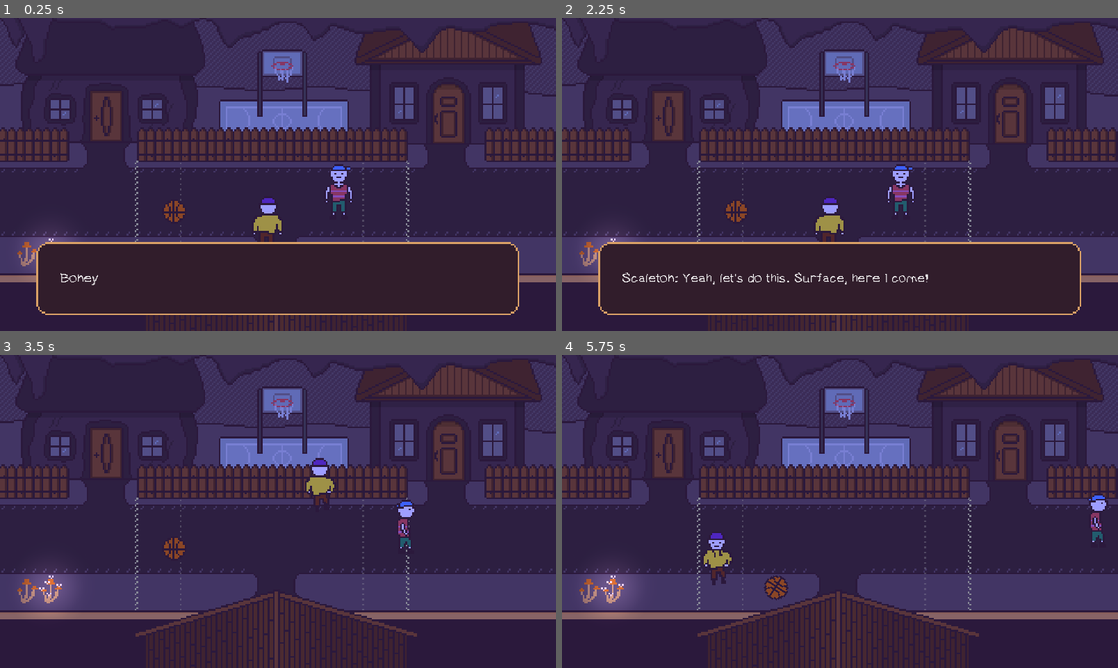
Above: before the commit, frames 1-4 (two rows, left to right).
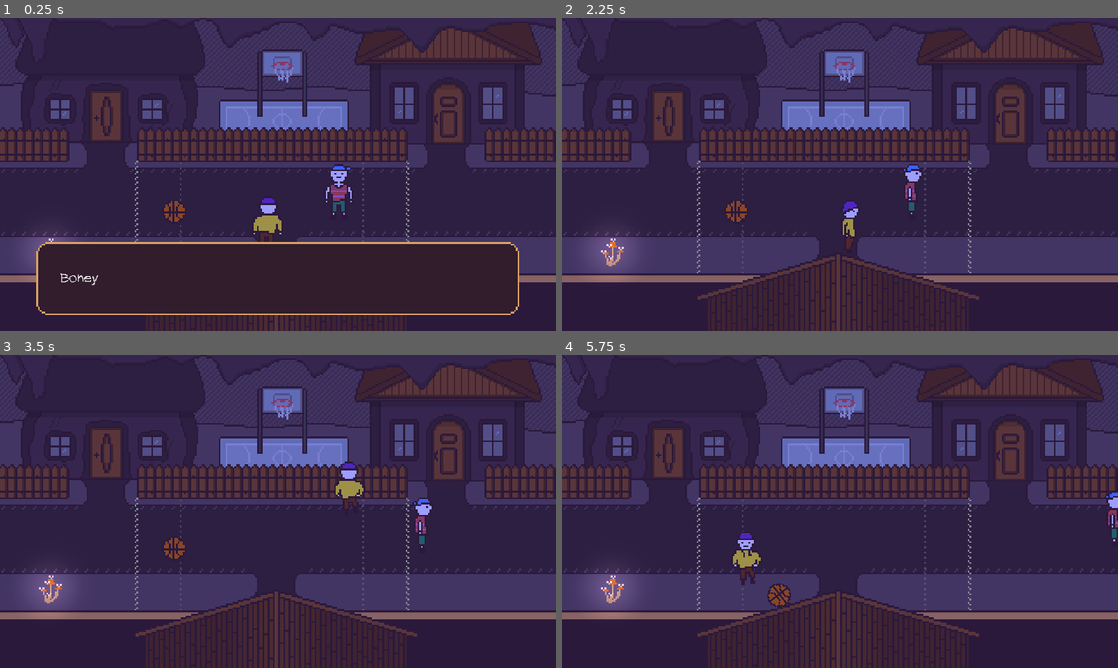
Above: after the commit, the same moments.

Repository: duckmaniac/scaleton
Game: Godot game, scene res://levels/street.tscn
Same seed, same stepped clock (60 frames per second), same inputs: the game is played once before the commit and once after it. Sound files missing from this copy of the repository are replaced by a short silence.
Inputs:
- Up to frame 1 (0.25 s): no input
- Up to frame 2 (2.25 s): tap Enter (interact) at 0.5, 0.8, 1.35 s; hold Right (ui_right) 0.53-1.28 s; tap Tab (highlight) at 0.6, 1.55 s; hold Down (ui_down) 1.28-2.03 s; tap Space at 2 s; hold Right (ui_right) from 2.03 s (still down); tap N (dance) at 2.1 s
- Up to frame 3 (3.5 s): tap Enter (interact) at 2.3 s; release Right (ui_right) at 2.78 s; hold Up (ui_up) from 2.78 s (still down); tap Tab (highlight) at 2.85 s
- Up to frame 4 (5.75 s): release Up (ui_up) at 3.53 s; hold Left (ui_left) 3.53-5.03 s; tap Enter (interact) at 3.6, 5.1 s; tap Tab (highlight) at 4.35 s; hold Down (ui_down) from 5.03 s (still down)

The runs differ from the first frame. In frame 1, 0.1% of the frame differs, in the area x 1-100%, y 36-80%; in frame 2, 12%, in the area x 1-100%, y 36-95%; in frame 3, 1.5%; in frame 4, 1.6%.

Commit message:
Ended street

Diff:
--- /dev/null
+++ b/levels/bar.tscn
@@ -0,0 +1,28 @@
+[gd_scene load_steps=3 format=3 uid="uid://b2iv1n8a1p8ik"]
+
+[ext_resource type="Texture2D" uid="uid://cl64fb7424yoe" path="res://assets/sprites/bar/hall.png" id="1_g021d"]
+[ext_resource type="Texture2D" uid="uid://t818weqlniaj" path="res://assets/textures/light_texture.webp" id="2_6s84i"]
+
+[node name="bar" type="Node2D"]
+
+[node name="hall" type="Node2D" parent="."]
+
+[node name="background" type="Sprite2D" parent="hall"]
+position = Vector2(960, 540)
+scale = Vector2(6, 6)
+texture = ExtResource("1_g021d")
+
+[node name="light" type="Node" parent="hall"]
+
+[node name="left" type="PointLight2D" parent="hall/light"]
+position = Vector2(567, 241)
+texture = ExtResource("2_6s84i")
+
+[node name="right" type="PointLight2D" parent="hall/light"]
+position = Vector2(1347, 244)
+texture = ExtResource("2_6s84i")
+
+[node name="global" type="DirectionalLight2D" parent="."]
+color = Color(1, 1, 0, 1)
+energy = 0.38
+blend_mode = 1
--- a/levels/home.tscn
+++ b/levels/home.tscn
@@ -399,6 +399,7 @@
 
 [node name="CanvasLayer" type="CanvasLayer" parent="scaletons_room/interactions/note"]
 layer = 2
+visible = false
 
 [node name="RichTextLabel" type="Label" parent="scaletons_room/interactions/note/CanvasLayer"]
 z_index = 1
--- a/levels/street.tscn
+++ b/levels/street.tscn
@@ -39,6 +39,9 @@
 [ext_resource type="AudioStream" uid="uid://qtakh14vnhwc" path="res://assets/sfx/paper_hide.mp3" id="36_4mj74"]
 [ext_resource type="FontFile" uid="uid://f3pwpl6o3v2" path="res://assets/text/MatrixSans-Regular.ttf" id="37_tl5gl"]
 [ext_resource type="Texture2D" uid="uid://dc1a0b6ho5rfb" path="res://assets/sprites/home/note.png" id="38_q0at0"]
+[ext_resource type="Script" path="res://scripts/street/back_to_neighbours.gd" id="39_oaisi"]
+[ext_resource type="Texture2D" uid="uid://is32j838yhue" path="res://assets/sprites/street/news_sepia.png" id="39_r7nwo"]
+[ext_resource type="PackedScene" uid="uid://pujoq03fit0w" path="res://scenes/choice_dialog.tscn" id="40_itm4w"]
 
 [sub_resource type="Animation" id="Animation_teg7i"]
 resource_name = "light_off"
@@ -105,8 +108,8 @@
 [sub_resource type="WorldBoundaryShape2D" id="WorldBoundaryShape2D_ua68c"]
 distance = 5.65684
 
-[sub_resource type="RectangleShape2D" id="RectangleShape2D_b3p2u"]
-size = Vector2(462, 120)
+[sub_resource type="WorldBoundaryShape2D" id="WorldBoundaryShape2D_yx84x"]
+distance = 88.6425
 
 [sub_resource type="RectangleShape2D" id="RectangleShape2D_k7r02"]
 size = Vector2(349, 16)
@@ -232,10 +235,10 @@
 size = Vector2(42.5, 364)
 
 [sub_resource type="RectangleShape2D" id="RectangleShape2D_wkx17"]
-size = Vector2(47, 389.5)
+size = Vector2(27, 389.5)
 
 [sub_resource type="RectangleShape2D" id="RectangleShape2D_f2ogu"]
-size = Vector2(1092, 20)
+size = Vector2(891, 20)
 
 [sub_resource type="RectangleShape2D" id="RectangleShape2D_1mwh2"]
 size = Vector2(1920, 19.999)
@@ -269,6 +272,12 @@
 
 [sub_resource type="RectangleShape2D" id="RectangleShape2D_6bcr8"]
 size = Vector2(146, 115)
+
+[sub_resource type="RectangleShape2D" id="RectangleShape2D_mckg4"]
+size = Vector2(42.5, 362)
+
+[sub_resource type="RectangleShape2D" id="RectangleShape2D_hxqrs"]
+size = Vector2(239, 104.75)
 
 [node name="street" type="Node2D"]
 y_sort_enabled = true
@@ -349,9 +358,9 @@
 
 [node name="CollisionShape2D" type="CollisionShape2D" parent="neighbours/collisions/left_wall/for_ball"]
 z_index = 1
-position = Vector2(-73, 682)
-rotation = 1.5708
-shape = SubResource("RectangleShape2D_b3p2u")
+position = Vector2(-43.5014, 1073)
+rotation = 1.5708
+shape = SubResource("WorldBoundaryShape2D_yx84x")
 
 [node name="right_wall" type="StaticBody2D" parent="neighbours/collisions"]
 metadata/_edit_lock_ = true
@@ -888,30 +897,32 @@
 phrases = ["Oops, wrong way. I need to go where my buddy went", "I'm going the wrong way. Need to catch up with my friend", "Looks like I took a wrong turn. Better follow my buddy's path "]
 
 [node name="CollisionShape2D" type="CollisionShape2D" parent="neighbours/interactions/d_left_border"]
-position = Vector2(-13, 699.5)
+position = Vector2(8.5, 699.5)
 shape = SubResource("RectangleShape2D_wkx17")
 
-[node name="highlight" type="Node2D" parent="neighbours/interactions"]
+[node name="highlight" type="Node2D" parent="neighbours"]
 z_index = 2
 y_sort_enabled = true
+position = Vector2(48, 0)
 script = ExtResource("22_857nn")
 
-[node name="star" parent="neighbours/interactions/highlight" instance=ExtResource("14_vybhx")]
+[node name="star" parent="neighbours/highlight" instance=ExtResource("14_vybhx")]
 position = Vector2(1549, 312)
 frame = 2
 frame_progress = 0.0
 
-[node name="star3" parent="neighbours/interactions/highlight" instance=ExtResource("14_vybhx")]
+[node name="star3" parent="neighbours/highlight" instance=ExtResource("14_vybhx")]
 position = Vector2(368, 314)
 frame = 1
 frame_progress = 0.0
 
-[node name="star5" parent="neighbours/interactions/highlight" instance=ExtResource("14_vybhx")]
+[node name="star5" parent="neighbours/highlight" instance=ExtResource("14_vybhx")]
 position = Vector2(175, 805)
 frame = 3
 frame_progress = 0.0
 
-[node name="star6" parent="neighbours/interactions/highlight" instance=ExtResource("14_vybhx")]
+[node name="star6" parent="neighbours/highlight" instance=ExtResource("14_vybhx")]
+z_index = 1
 position = Vector2(975, 154)
 frame = 1
 frame_progress = 0.0
@@ -962,7 +973,7 @@
 texture = ExtResource("25_bkurt")
 
 [node name="roofs" type="Sprite2D" parent="bar-outside/foreground"]
-position = Vector2(969, 2071)
+position = Vector2(1020, 2071)
 scale = Vector2(6, 6)
 texture = ExtResource("26_1qcix")
 
@@ -996,7 +1007,7 @@
 metadata/_edit_lock_ = true
 
 [node name="CollisionShape2D" type="CollisionShape2D" parent="bar-outside/collisions/top_wall"]
-position = Vector2(546, 1452)
+position = Vector2(445.5, 1452)
 rotation = 3.14159
 shape = SubResource("RectangleShape2D_f2ogu")
 
@@ -1085,7 +1096,17 @@
 position = Vector2(1089, 1633)
 player = NodePath("../../scaleton")
 
-[node name="interactions" type="Node" parent="bar-outside"]
+[node name="highlight" type="Node2D" parent="bar-outside/tolik"]
+script = ExtResource("22_857nn")
+
+[node name="star7" parent="bar-outside/tolik/highlight" instance=ExtResource("14_vybhx")]
+z_index = 2
+position = Vector2(-2, 14)
+frame = 1
+frame_progress = 0.0
+
+[node name="interactions" type="Node2D" parent="bar-outside"]
+y_sort_enabled = true
 
 [node name="d_post" parent="bar-outside/interactions" instance=ExtResource("15_c1odq")]
 collision_layer = 0
@@ -1124,23 +1145,45 @@
 anchor_top = 0.5
 anchor_right = 0.5
 anchor_bottom = 0.5
-offset_left = -328.0
-offset_top = -223.0
-offset_right = 345.0
-offset_bottom = 425.0
+offset_left = -317.0
+offset_top = -239.0
+offset_right = 356.0
+offset_bottom = 409.0
 grow_horizontal = 2
 grow_vertical = 2
 theme_override_colors/font_color = Color(0, 0, 0, 1)
 theme_override_fonts/font = ExtResource("37_tl5gl")
 theme_override_font_sizes/font_size = 25
-text = "\"Milk Prohibition Ends: A Toast to 100 Years of Freedom\"
-Skeleton Daily - November 16, 2023
+text = "Skeleton Daily - November 16, 2023
 
 Celebrating 100 years since the Milk Prohibition's end, we remember when milk was banned for causing \"too much excitement\" in our skeleton world. Despite the risks, skeletons gathered in secret \"milk bars\" to enjoy their favorite drink.
 
 Today, milk symbolizes our triumph over past restrictions. From hearty \"Bone Strength Brew\" to delightful \"Ghastly Gooey Chocolate Milk,\" it's a testament to our community's resilience and joy. Here's to a century of milky freedom!
 
-By Skully Scribbles, Columnist, Skeleton Daily"
+By Skully Scribbles,
+Columnist, Skeleton Daily"
+vertical_alignment = 1
+autowrap_mode = 3
+
+[node name="RichTextLabel2" type="Label" parent="bar-outside/interactions/news/CanvasLayer"]
+z_index = 1
+anchors_preset = 8
+anchor_left = 0.5
+anchor_top = 0.5
+anchor_right = 0.5
+anchor_bottom = 0.5
+offset_left = -72.0
+offset_top = -381.0
+offset_right = 379.0
+offset_bottom = -237.0
+grow_horizontal = 2
+grow_vertical = 2
+theme_override_colors/font_color = Color(0, 0, 0, 1)
+theme_override_colors/font_outline_color = Color(0, 0, 0, 1)
+theme_override_constants/outline_size = 2
+theme_override_fonts/font = ExtResource("37_tl5gl")
+theme_override_font_sizes/font_size = 30
+text = "\"Milk Prohibition Ends: A Toast to 100 Years of Freedom\""
 vertical_alignment = 1
 autowrap_mode = 3
 
@@ -1155,6 +1198,11 @@
 offset_bottom = 1080.0
 color = Color(0, 0, 0, 0.588235)
 
+[node name="Sprite2D2" type="Sprite2D" parent="bar-outside/interactions/news/CanvasLayer"]
+position = Vector2(762, 204)
+scale = Vector2(6, 6)
+texture = ExtResource("39_r7nwo")
+
 [node name="CollisionShape2D" type="CollisionShape2D" parent="bar-outside/interactions/news"]
 z_index = 1
 position = Vector2(1065, 1941.5)
@@ -1162,6 +1210,48 @@
 
 [node name="AudioStreamPlayer" type="AudioStreamPlayer" parent="bar-outside/interactions/news"]
 volume_db = -3.0
+
+[node name="back_to_neighbours" type="StaticBody2D" parent="bar-outside/interactions" groups=["auto-interactable"]]
+collision_layer = 0
+collision_mask = 3
+script = ExtResource("39_oaisi")
+
+[node name="CollisionShape2D" type="CollisionShape2D" parent="bar-outside/interactions/back_to_neighbours"]
+position = Vector2(0, 1880)
+shape = SubResource("RectangleShape2D_mckg4")
+
+[node name="d_exit_street" parent="bar-outside/interactions" instance=ExtResource("40_itm4w")]
+collision_layer = 0
+collision_mask = 3
+phrases = ["Are you ready to go?"]
+
+[node name="CollisionShape2D" type="CollisionShape2D" parent="bar-outside/interactions/d_exit_street"]
+position = Vector2(1423, 1672.63)
+shape = SubResource("RectangleShape2D_hxqrs")
+
+[node name="highlight" type="Node2D" parent="bar-outside"]
+z_index = 2
+y_sort_enabled = true
+script = ExtResource("22_857nn")
+
+[node name="star" parent="bar-outside/highlight" instance=ExtResource("14_vybhx")]
+position = Vector2(261, 1554)
+frame = 1
+frame_progress = 0.0
+
+[node name="star3" parent="bar-outside/highlight" instance=ExtResource("14_vybhx")]
+position = Vector2(758, 1625)
+frame = 4
+frame_progress = 0.0
+
+[node name="star5" parent="bar-outside/highlight" instance=ExtResource("14_vybhx")]
+position = Vector2(1425, 1482)
+frame_progress = 0.0
+
+[node name="star6" parent="bar-outside/highlight" instance=ExtResource("14_vybhx")]
+position = Vector2(1738, 1641)
+frame = 3
+frame_progress = 0.0
 
 [node name="Camera2D" type="Camera2D" parent="."]
 position = Vector2(960, 540)
@@ -1175,3 +1265,5 @@
 [connection signal="dialog_ended" from="neighbours/interactions/d_after_game" to="." method="_on_d_after_game_dialog_ended"]
 [connection signal="to_bar_outside" from="neighbours/interactions/exit_neighbours" to="friend" method="_on_exit_neighbours_to_bar_outside"]
 [connection signal="to_bar_outside" from="neighbours/interactions/exit_neighbours" to="Camera2D" method="_on_exit_neighbours_to_bar_outside"]
+[connection signal="to_neighbours" from="bar-outside/interactions/back_to_neighbours" to="Camera2D" method="_on_back_to_neighbours_to_neighbours"]
+[connection signal="yes_chosen" from="bar-outside/interactions/d_exit_street" to="." method="_on_d_exit_street_yes_chosen"]
--- a/project.godot
+++ b/project.godot
@@ -36,8 +36,9 @@
 
 interact={
 "deadzone": 0.5,
-"events": [Object(InputEventKey,"resource_local_to_scene":false,"resource_name":"","device":0,"window_id":0,"alt_pressed":false,"shift_pressed":false,"ctrl_pressed":false,"meta_pressed":false,"pressed":false,"keycode":0,"physical_keycode":90,"key_label":0,"unicode":0,"echo":false,"script":null)
-, Object(InputEventKey,"resource_local_to_scene":false,"resource_name":"","device":0,"window_id":0,"alt_pressed":false,"shift_pressed":false,"ctrl_pressed":false,"meta_pressed":false,"pressed":false,"keycode":0,"physical_keycode":4194309,"key_label":0,"unicode":0,"echo":false,"script":null)
+"events": [Object(InputEventKey,"resource_local_to_scene":false,"resource_name":"","device":0,"window_id":0,"alt_pressed":false,"shift_pressed":false,"ctrl_pressed":false,"meta_pressed":false,"pressed":false,"keycode":0,"physical_keycode":4194309,"key_label":0,"unicode":0,"echo":false,"script":null)
+, Object(InputEventKey,"resource_local_to_scene":false,"resource_name":"","device":-1,"window_id":0,"alt_pressed":false,"shift_pressed":false,"ctrl_pressed":false,"meta_pressed":false,"pressed":false,"keycode":0,"physical_keycode":32,"key_label":0,"unicode":32,"echo":false,"script":null)
+, Object(InputEventKey,"resource_local_to_scene":false,"resource_name":"","device":-1,"window_id":0,"alt_pressed":false,"shift_pressed":false,"ctrl_pressed":false,"meta_pressed":false,"pressed":false,"keycode":0,"physical_keycode":90,"key_label":0,"unicode":122,"echo":false,"script":null)
 ]
 }
 highlight={
--- /dev/null
+++ b/scenes/choice_dialog.tscn
@@ -0,0 +1,62 @@
+[gd_scene load_steps=5 format=3 uid="uid://pujoq03fit0w"]
+
+[ext_resource type="Script" path="res://scripts/choice_dialog.gd" id="1_12j8g"]
+[ext_resource type="FontFile" uid="uid://chymuad6xnic4" path="res://assets/text/scaleton.ttf" id="2_s4nvp"]
+[ext_resource type="Texture2D" uid="uid://bwvcwj3x7yghu" path="res://assets/sprites/dialog.png" id="3_qeexl"]
+[ext_resource type="AudioStream" uid="uid://ceq5rcy4qq006" path="res://assets/sfx/type.mp3" id="4_qy04h"]
+
+[node name="d_with_choice" type="StaticBody2D" groups=["interactable"]]
+z_index = 3
+collision_layer = 2
+script = ExtResource("1_12j8g")
+
+[node name="CanvasLayer" type="CanvasLayer" parent="."]
+visible = false
+
+[node name="Label" type="Label" parent="CanvasLayer"]
+z_index = 1
+offset_left = 207.0
+offset_top = 810.0
+offset_right = 1692.0
+offset_bottom = 949.0
+theme_override_fonts/font = ExtResource("2_s4nvp")
+theme_override_font_sizes/font_size = 45
+text = "Ready?"
+horizontal_alignment = 1
+vertical_alignment = 1
+autowrap_mode = 2
+
+[node name="left_choice" type="Label" parent="CanvasLayer"]
+z_index = 1
+offset_left = 228.0
+offset_top = 810.0
+offset_right = 874.0
+offset_bottom = 991.0
+theme_override_constants/outline_size = 3
+theme_override_fonts/font = ExtResource("2_s4nvp")
+theme_override_font_sizes/font_size = 40
+text = "YES"
+horizontal_alignment = 2
+vertical_alignment = 2
+autowrap_mode = 2
+
+[node name="right_choice" type="Label" parent="CanvasLayer"]
+z_index = 1
+offset_left = 1023.0
+offset_top = 810.0
+offset_right = 1710.0
+offset_bottom = 991.0
+theme_override_fonts/font = ExtResource("2_s4nvp")
+theme_override_font_sizes/font_size = 40
+text = "NO"
+vertical_alignment = 2
+autowrap_mode = 2
+
+[node name="Sprite2D" type="Sprite2D" parent="CanvasLayer"]
+position = Vector2(960, 540)
+scale = Vector2(6, 6)
+texture = ExtResource("3_qeexl")
+
+[node name="AudioStreamPlayer" type="AudioStreamPlayer" parent="."]
+stream = ExtResource("4_qy04h")
+volume_db = -3.0
--- a/scenes/dialog.tscn
+++ b/scenes/dialog.tscn
@@ -5,7 +5,7 @@
 [ext_resource type="Texture2D" uid="uid://bwvcwj3x7yghu" path="res://assets/sprites/dialog.png" id="3_somj3"]
 [ext_resource type="AudioStream" uid="uid://ceq5rcy4qq006" path="res://assets/sfx/type.mp3" id="4_xr4el"]
 
-[node name="d_books" type="StaticBody2D" groups=["interactable"]]
+[node name="d_default" type="StaticBody2D" groups=["interactable"]]
 z_index = 3
 collision_layer = 2
 script = ExtResource("1_ntc8d")
--- a/scenes/friend.tscn
+++ b/scenes/friend.tscn
@@ -111,7 +111,4 @@
 stream = ExtResource("3_cia7c")
 pitch_scale = 1.1
 
-[node name="AudioListener2D" type="AudioListener2D" parent="."]
-current = true
-
 [connection signal="finished" from="StepsPlayer" to="." method="_on_steps_player_finished"]
--- a/scenes/multi_dialog.tscn
+++ b/scenes/multi_dialog.tscn
@@ -5,7 +5,7 @@
 [ext_resource type="Texture2D" uid="uid://bwvcwj3x7yghu" path="res://assets/sprites/dialog.png" id="3_c7au8"]
 [ext_resource type="AudioStream" uid="uid://ceq5rcy4qq006" path="res://assets/sfx/type.mp3" id="4_jcq0c"]
 
-[node name="d_books" type="StaticBody2D" groups=["interactable"]]
+[node name="d_multi" type="StaticBody2D" groups=["interactable"]]
 z_index = 3
 collision_layer = 0
 collision_mask = 3
--- a/scenes/tolik.tscn
+++ b/scenes/tolik.tscn
@@ -220,7 +220,9 @@
 
 [node name="AudioStreamPlayer2D" type="AudioStreamPlayer2D" parent="."]
 stream = ExtResource("4_6hgrj")
-volume_db = 8.0
+volume_db = 3.0
+max_distance = 800.0
+attenuation = 1.5
 
 [connection signal="animation_finished" from="AnimatedSprite2D" to="." method="_on_animated_sprite_2d_animation_finished"]
 [connection signal="pet" from="pet_activator" to="." method="_on_pet_activator_pet"]
--- /dev/null
+++ b/scripts/choice_dialog.gd
@@ -0,0 +1,106 @@
+extends StaticBody2D
+
+@export var phrases = []
+
+signal yes_chosen
+signal no_chosen
+
+var type_sound = preload("res://assets/sfx/type.mp3")
+var type_end_sound = preload("res://assets/sfx/type_end.mp3")
+
+var count_phrases = 0
+var count_chars = 1
+var current_phrase = null
+var is_dialog_showing = false
+var timer = null
+var is_typing = false
+var is_choice_showing = false
+var chose = true
+
+func _ready():
+	timer = Timer.new()
+	timer.wait_time = 0.04
+	timer.one_shot = true
+	timer.connect("timeout", Callable(self, "_on_Timer_timeout"))
+	add_child(timer)
+
+func start_timer():
+	timer.start()
+
+func _on_Timer_timeout():
+	if is_dialog_showing and is_typing:
+		count_chars += 1
+		if current_phrase[count_chars-1] == " ":
+			$AudioStreamPlayer.play()
+		if count_chars == current_phrase.length():
+			end_typing()
+		$CanvasLayer/Label.text = current_phrase.substr(0, count_chars)
+		if count_chars < current_phrase.length():
+			start_timer()
+
+
+func _process(_delta):
+	if is_choice_showing:
+		if Input.is_action_just_pressed("ui_left"):
+			chose = true
+			$CanvasLayer/left_choice.add_theme_constant_override("outline_size", 3)
+			$CanvasLayer/right_choice.add_theme_constant_override("outline_size", 0)
+			$CanvasLayer/left_choice.add_theme_font_size_override("font_size", 45)
+			$CanvasLayer/right_choice.add_theme_font_size_override("font_size", 40)
+		elif Input.is_action_just_pressed("ui_right"):
+			chose = false
+			$CanvasLayer/left_choice.add_theme_constant_override("outline_size", 0)
+			$CanvasLayer/right_choice.add_theme_constant_override("outline_size", 3)
+			$CanvasLayer/left_choice.add_theme_font_size_override("font_size", 40)
+			$CanvasLayer/right_choice.add_theme_font_size_override("font_size", 45)
+
+
+func show_choice():
+	is_choice_showing = true
+	$CanvasLayer/left_choice.show()
+	$CanvasLayer/right_choice.show()
+
+
+func hide_choice():
+	is_choice_showing = false
+	$CanvasLayer/left_choice.hide()
+	$CanvasLayer/right_choice.hide()
+
+
+func end_typing():
+	$CanvasLayer/Label.text = current_phrase
+	$AudioStreamPlayer.stream = type_end_sound
+	$AudioStreamPlayer.play()
+	show_choice()
+	is_typing = false
+
+
+func interact(player):
+	if is_typing:
+		end_typing()
+		return
+
+	if not is_dialog_showing:
+		player.can_move = false
+		is_dialog_showing = true
+		is_typing = true
+		current_phrase = phrases[count_phrases % phrases.size()]
+		$CanvasLayer.show()
+		$AudioStreamPlayer.stream = type_sound
+		$AudioStreamPlayer.play()
+		start_timer()
+	elif not is_choice_showing:
+		show_choice()
+	else:
+		$CanvasLayer.hide()
+		$CanvasLayer/Label.text = ""
+		count_phrases += 1
+		count_chars = 1
+		is_dialog_showing = false
+		is_typing = false
+		player.can_move = true
+		hide_choice()
+		if chose:
+			emit_signal("yes_chosen")
+		else:
+			emit_signal("no_chosen")
--- a/scripts/friend.gd
+++ b/scripts/friend.gd
@@ -48,10 +48,10 @@
 		return
 
 	if direction.length() == 0:
-		if sprite.animation == "walk_forward":
+		if sprite.animation == "walk_backward":
+			sprite.play("idle_backward")
+		else:
 			sprite.play("idle_forward")
-		elif sprite.animation == "walk_backward":
-			sprite.play("idle_backward")
 		sprite.stop()
 		return
 
@@ -100,6 +100,8 @@
 				direction.x = -1
 			elif velocity.x > 0:
 				direction.x = 1
+		else:
+			direction = Vector2.ZERO
 
 
 func sound_steps():
@@ -115,6 +117,9 @@
 
 
 func _on_exit_neighbours_to_bar_outside():
-	position = Vector2(230, 1722)
+	# Teleport only once.
+	if position.y < 1000:
+		position = Vector2(230, 1722)
+
 	state = State.STATE_WALKING
-	point_to_walk = Vector2(1491, 1591)
+	point_to_walk = Vector2(1543, 1580)
--- /dev/null
+++ b/scripts/street/back_to_neighbours.gd
@@ -0,0 +1,9 @@
+extends StaticBody2D
+
+
+signal to_neighbours
+
+
+func interact(player):
+	player.teleport(Vector2(1807, player.position.y - 1180))
+	emit_signal("to_neighbours")
--- a/scripts/street/level_street.gd
+++ b/scripts/street/level_street.gd
@@ -104,3 +104,7 @@
 		$neighbours/footbal_game/CanvasLayer/scaleton_phrase.text = scaleton_phrases[scaleton_phrase_counter % scaleton_phrases.size()]
 		scaleton_phrase_counter += 1
 		$neighbours/footbal_game/AnimationPlayer.play("show_scaleton_phrase")
+
+
+func _on_d_exit_street_yes_chosen():
+	get_tree().change_scene_to_file("res://levels/home.tscn")
--- a/scripts/street/street_camera.gd
+++ b/scripts/street/street_camera.gd
@@ -3,3 +3,7 @@
 
 func _on_exit_neighbours_to_bar_outside():
 	position = Vector2(960, 1720)
+
+
+func _on_back_to_neighbours_to_neighbours():
+	position = Vector2(960, 540)
--- a/scripts/street/tolik.gd
+++ b/scripts/street/tolik.gd
@@ -54,7 +54,8 @@
 		switch_animation_to_run()
 		velocity = position.direction_to(player.position) * speed * delta
 		move_and_slide()
-	elif was_pet and position.distance_to(player.position) > 150 and position.distance_to(start_position) > 10:
+	elif (was_pet and (position.distance_to(player.position) > 150 or
+		 state == State.STATE_RUN) and position.distance_to(start_position) > 10):
 		if can_move_after_pet:
 			switch_animation_to_run()
 			velocity = position.direction_to(start_position) * speed * delta
@@ -123,5 +124,6 @@
 
 func _on_pet_activator_pet():
 	was_pet = true
-	$AudioStreamPlayer2D.play()
+	if $AudioStreamPlayer2D.get_playback_position() == 0:
+		$AudioStreamPlayer2D.play()
 	switch_animation_to_sit()
Binary file added: assets/aseprite/bar_inside.aseprite
Binary file changed: assets/aseprite/bar_outside.aseprite
Not shown, added: assets/aseprite/bar_outside.png.import
Binary file added: assets/sprites/bar/hall.png
Not shown, added: assets/sprites/bar/hall.png.import
Binary file changed: assets/sprites/street/bar_outside.png
Binary file changed: assets/sprites/street/bar_outside_foreground.png
Binary file changed: assets/sprites/street/neighbours.png
Binary file added: assets/sprites/street/news.png
Not shown, added: assets/sprites/street/news.png.import
Binary file added: assets/sprites/street/news_sepia.png
Not shown, added: assets/sprites/street/news_sepia.png.import
(and 1 more such lines)
